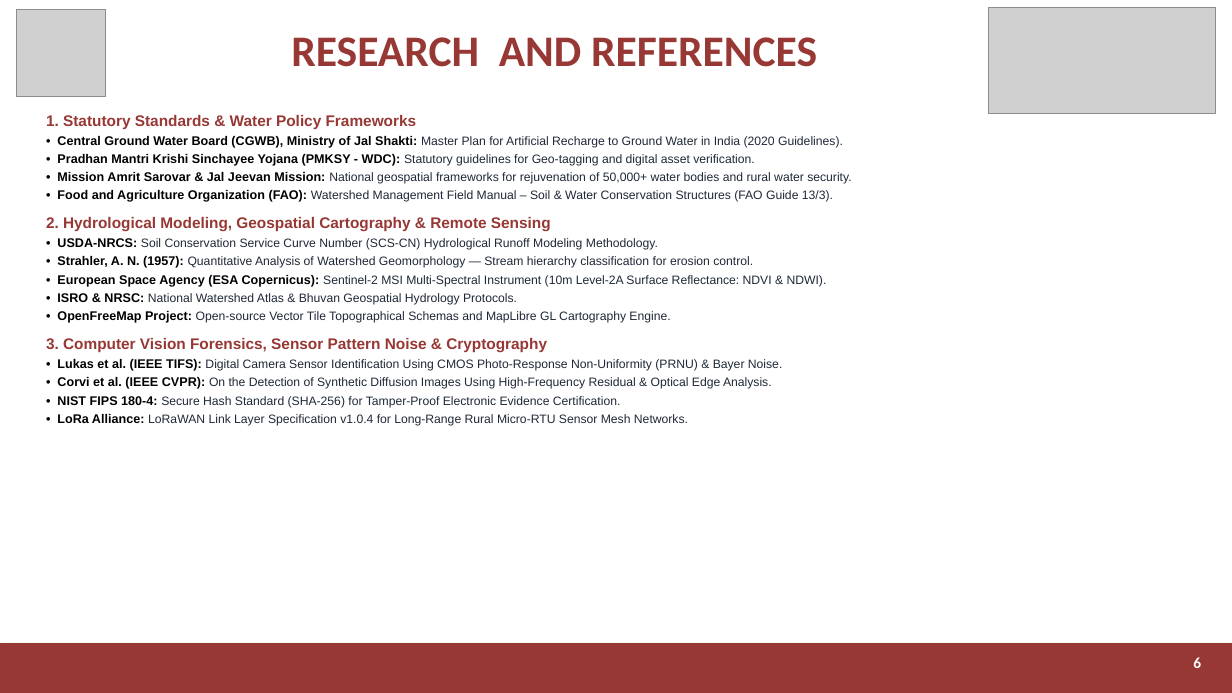
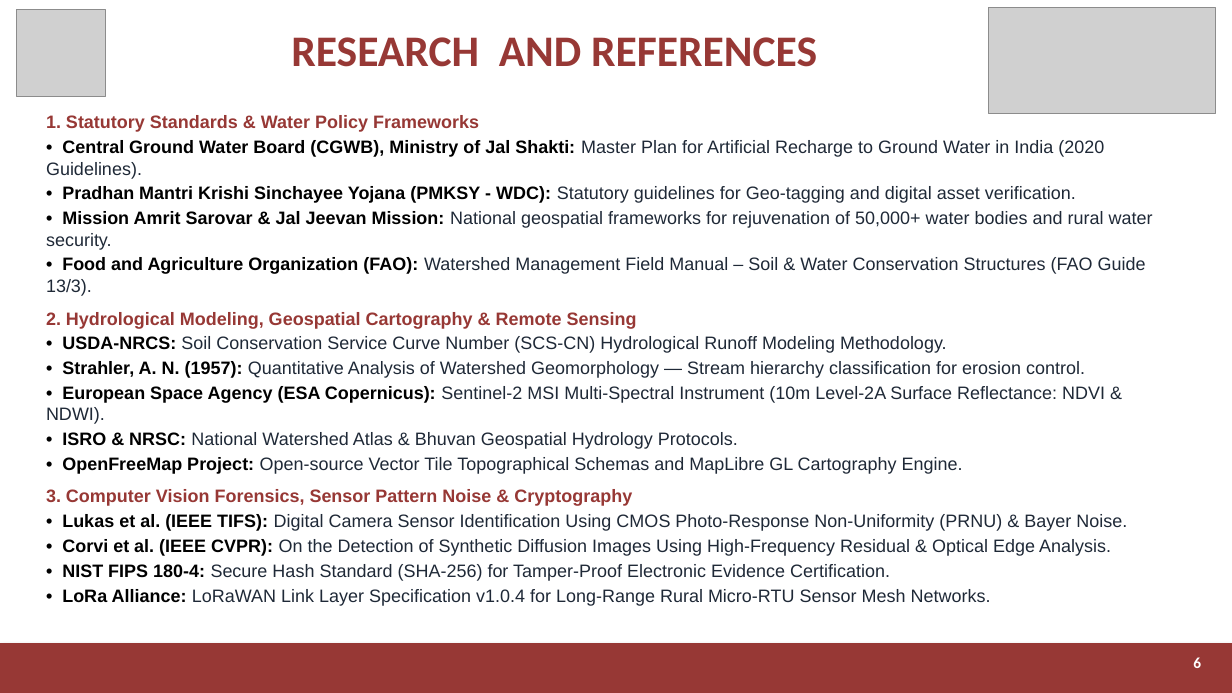
Before and after one commit to 12karthikpra-dev/JalDhristi, a slide deck: slide 6 of JalDrishti_SIH2026_Presentation_Final.pptx. Drawn at 1232x693 pixels with LibreOffice and Linux fonts; fonts in the diff are those of the drawing; grey boxes stand for pictures. Boxes give left, top, right and bottom in pixels: in the first picture for what was removed or moved away, otherwise in the second. Text is boxed around its words. In the diff, an @@ line names an element or a change of style, - is before the commit and + after.

```diff
--- a/JalDrishti_SIH2026_Presentation_Final.pptx
+++ b/JalDrishti_SIH2026_Presentation_Final.pptx
@@ text "1. Statutory Standards & Water ..." at (46, 115, 1153, 606): size 12 to 14 pt in "1. Statutory Standards & Water Policy Frameworks", "2. Hydrological Modeling, Geospatial Cartography & Remote ...", "3. Computer Vision Forensics, Sensor Pattern Noise ..."; size 9.8 to 14 pt in "• Central Ground Water Board (CGWB), Ministry ...", "• Pradhan Mantri Krishi Sinchayee Yojana (PMKSY ...", "• Mission Amrit Sarovar & Jal Jeevan ...", "• Food and Agriculture Organization (FAO):" and 9 more places; size 9.5 to 14 pt in "Master Plan for Artificial Recharge to Ground ...", "Statutory guidelines for Geo-tagging and digital asset ...", "National geospatial frameworks for rejuvenation of 50,000+ ...", "Watershed Management Field Manual – Soil & ..." and 9 more places @@
```
Also in this commit, not shown: 5 other slides changed, 2 other files.
